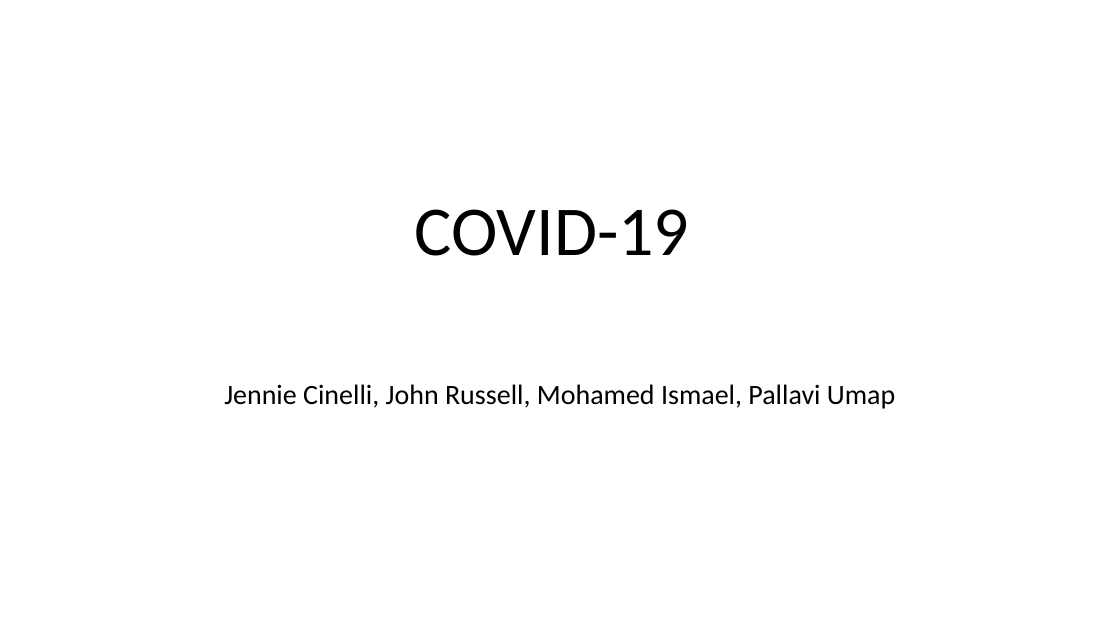
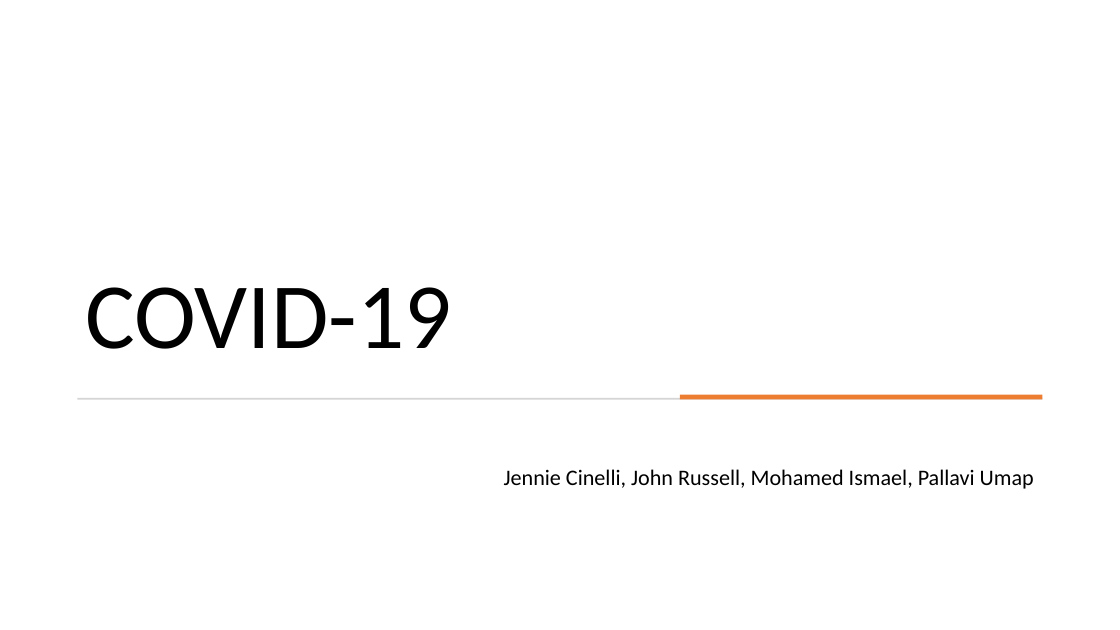
Before and after one commit to jenniecinelli/project_one, a slide deck: slide 1 of Folder0/Presentation.pptx. Drawn at 1120x630 pixels with LibreOffice and Linux fonts; fonts in the diff are those of the drawing. Boxes give left, top, right and bottom in pixels: in the first picture for what was removed or moved away, otherwise in the second. Text is boxed around its words. In the diff, an @@ line names an element or a change of style, - is before the commit and + after.

```diff
--- a/Folder0/Presentation.pptx
+++ b/Folder0/Presentation.pptx
@@ title "COVID-19": place and size @@
-title "COVID-19" at (415, 209, 690, 256)
+title "COVID-19" at (85, 287, 451, 349)
@@ title "COVID-19" at (85, 287, 451, 349): size 60 to 80 pt; alignment centre to left @@
@@ rectangle added at (77, 398, 1043, 400), fill #D5D5D5 @@
@@ rectangle added at (680, 395, 1043, 400), fill #ED7D31 @@
@@ subtitle "Jennie Cinelli, John Russell, Mohamed ...": place and size @@
-subtitle "Jennie Cinelli, John Russell, Mohamed ..." at (224, 384, 895, 409)
+subtitle "Jennie Cinelli, John Russell, Mohamed ..." at (504, 469, 1034, 489)
@@ subtitle "Jennie Cinelli, John Russell, Mohamed ..." at (504, 469, 1034, 489): size 24 to 19 pt; alignment centre to right @@
```
Also in this commit, not shown: 2 other slides changed, 1 slide added, 1 other file.
